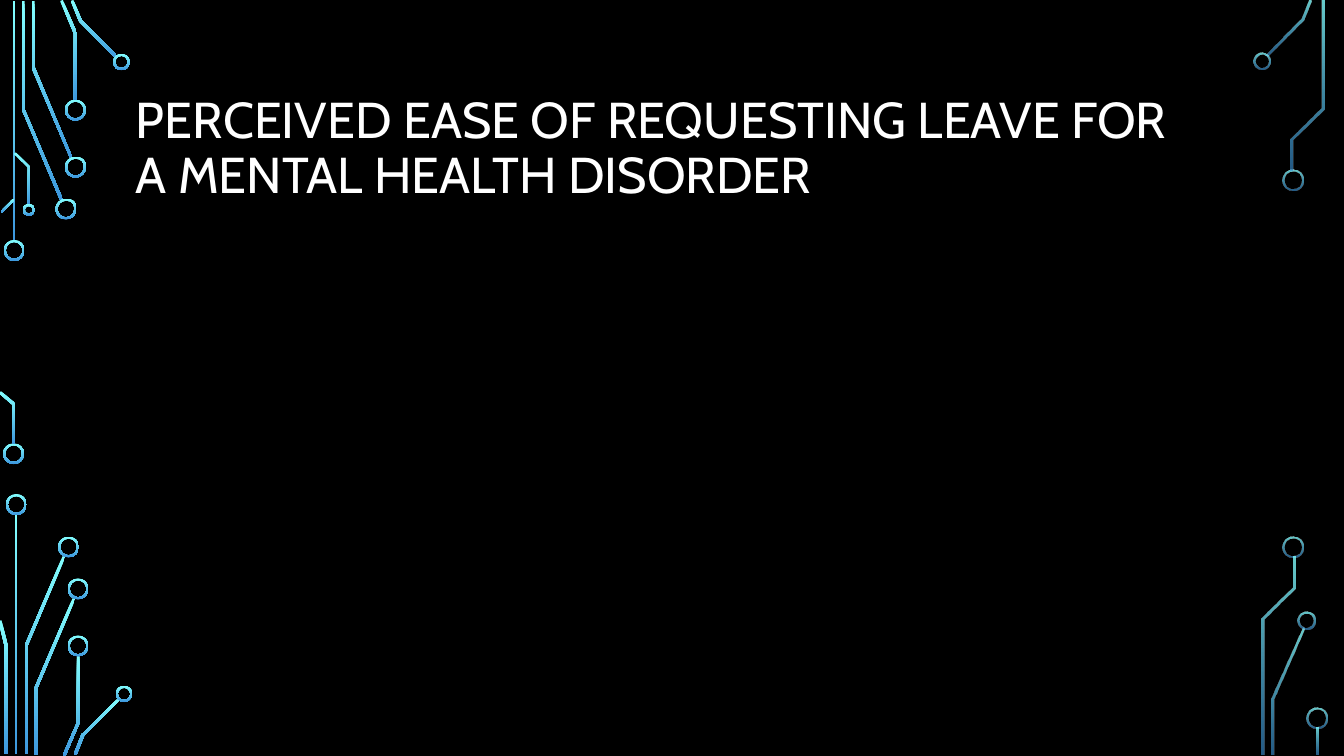
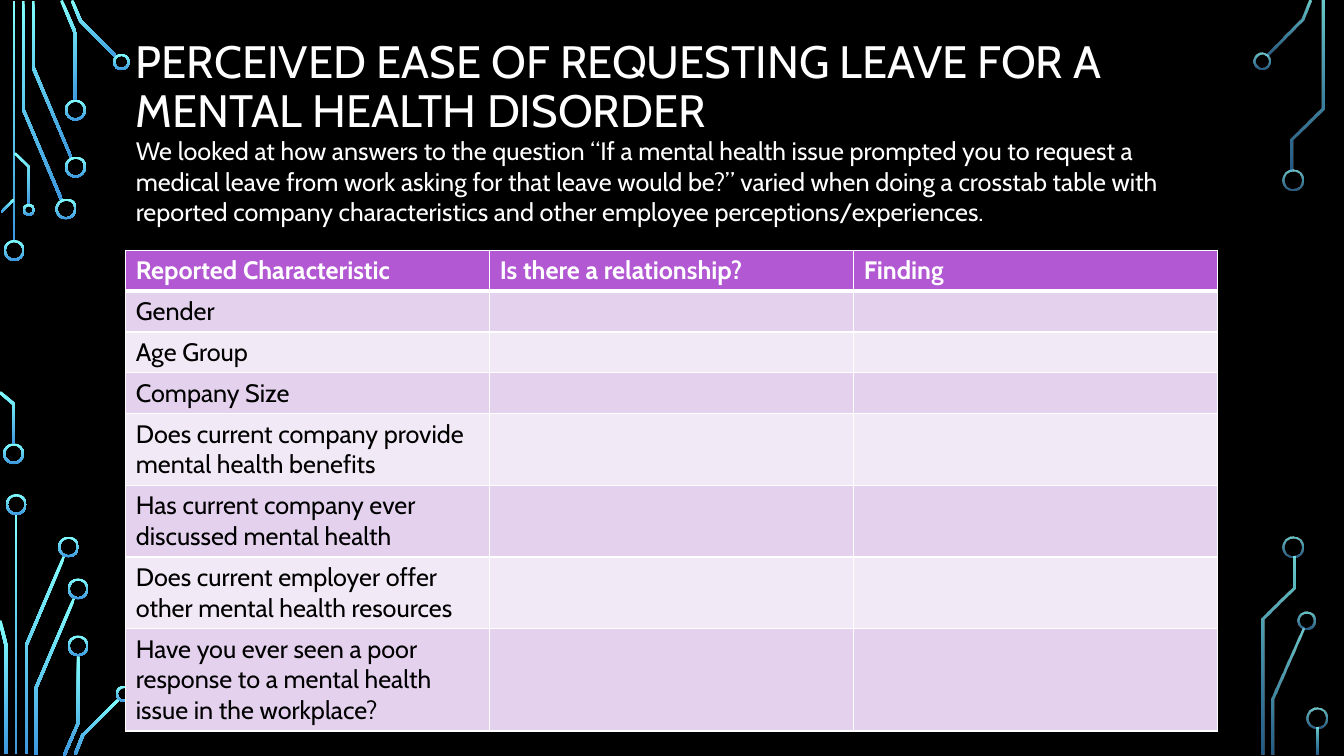
Before and after one commit to shrutih17/INFM600project, a slide deck: slide 12 of Presentation.pptx (slide 11 before the commit). Drawn at 1344x756 pixels with LibreOffice and Linux fonts; fonts in the diff are those of the drawing; background and template pictures are left out. Boxes give left, top, right and bottom in pixels: in the first picture for what was removed or moved away, otherwise in the second. Text is boxed around its words. In the diff, an @@ line names an element or a change of style, - is before the commit and + after.

Commit message:
Added colors to two of my charts. Revised slides.

```diff
--- a/Presentation.pptx
+++ b/Presentation.pptx
@@ title "PERCEIVED EASE OF REQUESTING LEAVE ...": place and size @@
-title "PERCEIVED EASE OF REQUESTING LEAVE ..." at box(136, 102, 1166, 194)
+title "PERCEIVED EASE OF REQUESTING LEAVE ..." at box(136, 45, 1102, 128)
@@ title "PERCEIVED EASE OF REQUESTING LEAVE ..." at box(136, 45, 1102, 128): size 36 to 32.4 pt @@
@@ text added at box(136, 141, 1158, 227), 18 pt, text #FFFFFF @@
+We looked at how answers to the question “If a mental health issue prompted you to request a medical leave from work asking for that leave would be?” varied when doing a crosstab table with reported company characteristics and other employee perceptions/experiences.
@@ table added at box(126, 250, 1218, 729), 8 rows, 3 columns @@
+Reported Characteristic | Is there a relationship? | Finding
+Gender |  | 
+Age Group |  | 
+Company Size |  | 
+Does current company provide mental health benefits |  | 
+Has current company ever discussed mental health |  | 
+Does current employer offer other mental health resources |  | 
+Have you ever seen a poor response to a mental health issue in the workplace? |  | 
```
Also in this commit, not shown: 1 other slide changed, 4 slides added, 2 slides removed, 2 other files.
